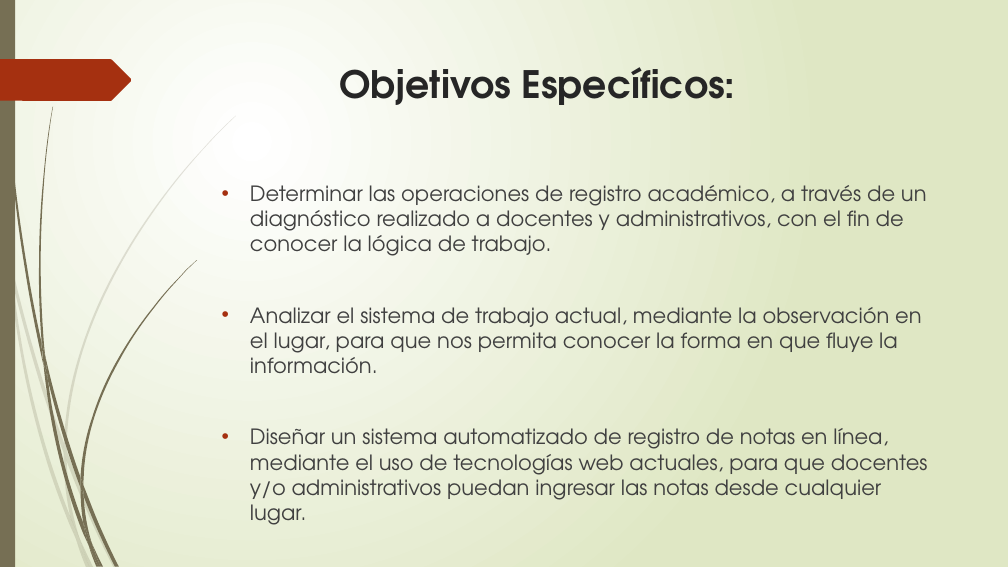
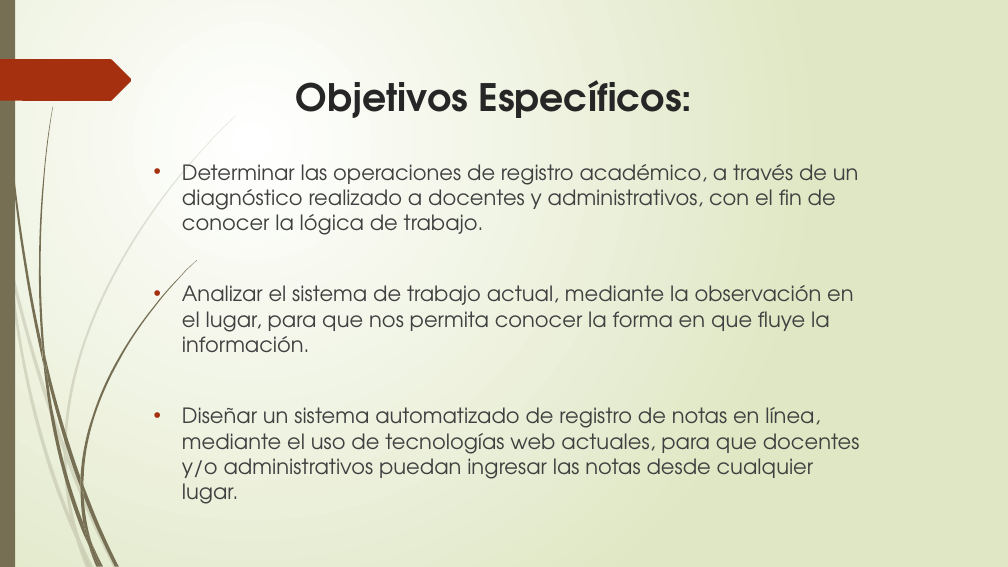
Before and after one commit to francha23/sistema-de-notas, a slide deck: slide 7 of Presentacion/El principio de la sabiduría es el temor.pptx. Drawn at 1008x567 pixels with LibreOffice and Linux fonts; fonts in the diff are those of the drawing. Boxes give left, top, right and bottom in pixels: in the first picture for what was removed or moved away, otherwise in the second. Text is boxed around its words. In the diff, an @@ line names an element or a change of style, - is before the commit and + after.

```diff
--- a/Presentacion/El principio de la sabiduría es el temor.pptx
+++ b/Presentacion/El principio de la sabiduría es el temor.pptx
@@ title "Objetivos Específicos:": place and size @@
-title "Objetivos Específicos:" at box(339, 67, 736, 105)
+title "Objetivos Específicos:" at box(296, 80, 692, 118)
@@ text "Determinar las operaciones de registro ..." rewrapped from box(250, 185, 928, 505) to box(182, 164, 860, 504) @@
```
Also in this commit, not shown: 3 other slides changed, 5 slides added, 18 slides removed.
